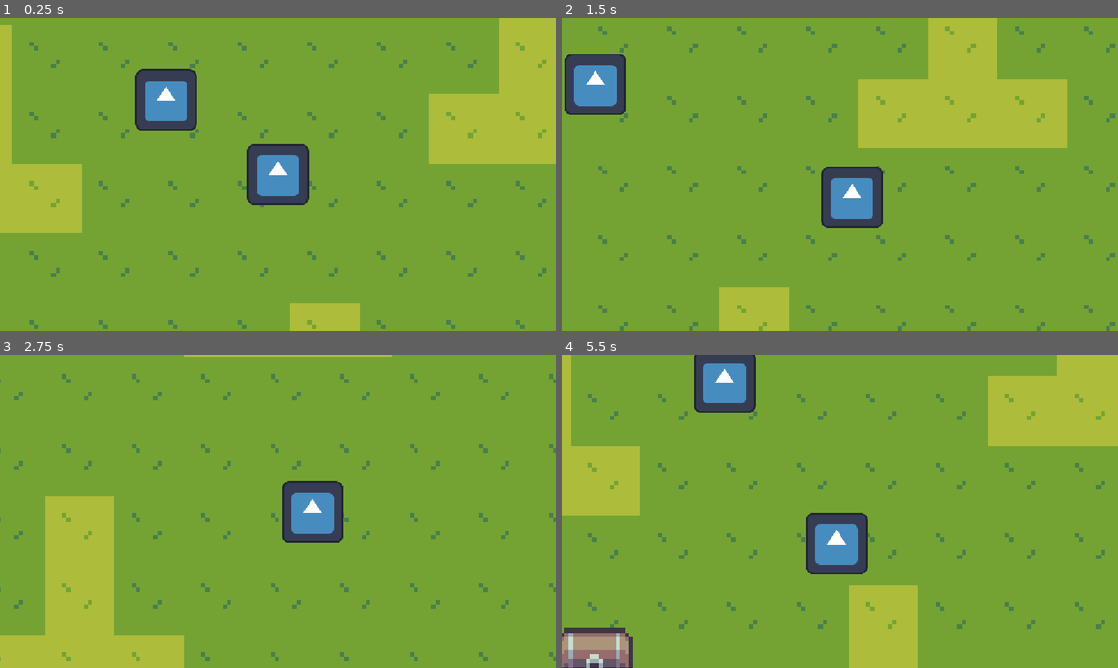
Above: before the commit, frames 1-4 (two rows, left to right).
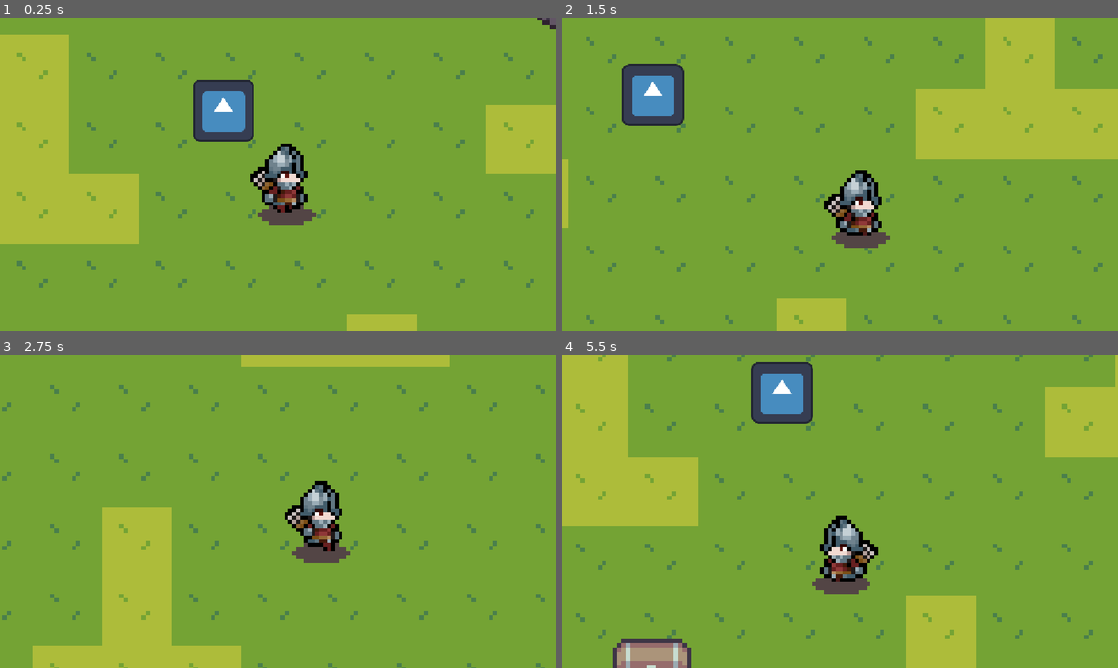
Above: after the commit, the same moments.

Repository: whyfren/HavenJakartaPrepare
Game: Godot game, scene res://main.tscn
The game is run twice, just before and just after one commit, with the same random seed, the same clock (stepped at 60 frames per second) and the same inputs. The engine's default icon, where the game draws it, is replaced by a stand-in: a white triangle on a blue panel in a dark square.
Inputs:
- Up to frame 1 (0.25 s): no input
- Up to frame 2 (1.5 s): tap Enter at 0.5 s; hold D (right) 0.53-1.28 s; hold S (down) from 1.28 s (still down)
- Up to frame 3 (2.75 s): release S (down) at 2.03 s; hold D (right) from 2.03 s (still down)
- Up to frame 4 (5.5 s): release D (right) at 2.78 s; hold W (up) 2.78-3.53 s; hold A (left) 3.53-5.03 s; hold S (down) from 5.03 s (still down)

The runs differ from the first frame. In frame 1, 23% of the frame differs, in the area x 0-100%, y 0-100%; in frame 2, 22%; in frame 3, 17%; in frame 4, 26%.

Commit message:
knight

Diff:
--- /dev/null
+++ b/knightplayer.gd
@@ -0,0 +1,20 @@
+extends CharacterBody2D
+
+const SPEED = 400.0
+
+@onready var animasi: AnimatedSprite2D = $AnimatedSprite2D
+
+func _physics_process(_delta: float) -> void:
+	var move := Input.get_vector("left", "right", "up", "down")
+
+	velocity = move * SPEED
+	move_and_slide()
+
+	if move.x != 0:
+		animasi.flip_h = move.x < 0
+
+	if move != Vector2.ZERO:
+		animasi.play("walk")
+	else:
+		animasi.stop()
+		animasi.frame = 0
--- /dev/null
+++ b/knightplayer.tscn
@@ -0,0 +1,91 @@
+[gd_scene format=3 uid="uid://dnhxsykfrpyo2"]
+
+[ext_resource type="Script" uid="uid://dqjym5hyxmoi4" path="res://knightplayer.gd" id="1_lk6q4"]
+[ext_resource type="Texture2D" uid="uid://f5dxnvntck1l" path="res://asset/player/Soldier_Walk.png" id="2_4v5kx"]
+
+[sub_resource type="AtlasTexture" id="AtlasTexture_1extk"]
+atlas = ExtResource("2_4v5kx")
+region = Rect2(0, 0, 100, 100)
+
+[sub_resource type="AtlasTexture" id="AtlasTexture_565sm"]
+atlas = ExtResource("2_4v5kx")
+region = Rect2(100, 0, 100, 100)
+
+[sub_resource type="AtlasTexture" id="AtlasTexture_ydrou"]
+atlas = ExtResource("2_4v5kx")
+region = Rect2(200, 0, 100, 100)
+
+[sub_resource type="AtlasTexture" id="AtlasTexture_jrxqp"]
+atlas = ExtResource("2_4v5kx")
+region = Rect2(300, 0, 100, 100)
+
+[sub_resource type="AtlasTexture" id="AtlasTexture_s8q02"]
+atlas = ExtResource("2_4v5kx")
+region = Rect2(400, 0, 100, 100)
+
+[sub_resource type="AtlasTexture" id="AtlasTexture_xf501"]
+atlas = ExtResource("2_4v5kx")
+region = Rect2(500, 0, 100, 100)
+
+[sub_resource type="AtlasTexture" id="AtlasTexture_24srt"]
+atlas = ExtResource("2_4v5kx")
+region = Rect2(600, 0, 100, 100)
+
+[sub_resource type="AtlasTexture" id="AtlasTexture_o2mo4"]
+atlas = ExtResource("2_4v5kx")
+region = Rect2(700, 0, 100, 100)
+
+[sub_resource type="SpriteFrames" id="SpriteFrames_18yqj"]
+animations = [{
+"frames": [{
+"duration": 0.5,
+"texture": SubResource("AtlasTexture_1extk")
+}, {
+"duration": 0.5,
+"texture": SubResource("AtlasTexture_565sm")
+}, {
+"duration": 0.5,
+"texture": SubResource("AtlasTexture_ydrou")
+}, {
+"duration": 0.5,
+"texture": SubResource("AtlasTexture_jrxqp")
+}, {
+"duration": 0.5,
+"texture": SubResource("AtlasTexture_s8q02")
+}, {
+"duration": 0.5,
+"texture": SubResource("AtlasTexture_xf501")
+}, {
+"duration": 0.5,
+"texture": SubResource("AtlasTexture_24srt")
+}, {
+"duration": 0.5,
+"texture": SubResource("AtlasTexture_o2mo4")
+}],
+"loop": 1,
+"name": &"walk",
+"speed": 6.0
+}]
+
+[sub_resource type="CapsuleShape2D" id="CapsuleShape2D_18yqj"]
+radius = 43.0
+height = 102.0
+
+[node name="knightplayer" type="CharacterBody2D" unique_id=107630186]
+script = ExtResource("1_lk6q4")
+
+[node name="AnimatedSprite2D" type="AnimatedSprite2D" parent="." unique_id=1164905277]
+position = Vector2(14, 24)
+scale = Vector2(8, 8)
+sprite_frames = SubResource("SpriteFrames_18yqj")
+animation = &"walk"
+autoplay = "walk"
+frame = 4
+frame_progress = 0.64707685
+
+[node name="CollisionShape2D" type="CollisionShape2D" parent="." unique_id=907354581]
+position = Vector2(12, 12)
+shape = SubResource("CapsuleShape2D_18yqj")
+
+[node name="Camera2D" type="Camera2D" parent="." unique_id=1810050799]
+position_smoothing_enabled = true
--- a/main.tscn
+++ b/main.tscn
@@ -1,8 +1,8 @@
 [gd_scene format=3 uid="uid://ciq2ujkbx2uo7"]
 
 [ext_resource type="PackedScene" uid="uid://blbykpdqyg2bc" path="res://test_map.tscn" id="1_h2yge"]
-[ext_resource type="PackedScene" uid="uid://cencejwqrmax3" path="res://player.tscn" id="1_ig7tw"]
 [ext_resource type="Texture2D" uid="uid://dkdhf5lg7nqk5" path="res://icon.svg" id="2_0xm2m"]
+[ext_resource type="PackedScene" uid="uid://dnhxsykfrpyo2" path="res://knightplayer.tscn" id="2_lquwl"]
 [ext_resource type="PackedScene" uid="uid://bq6y37psv75n5" path="res://chest.tscn" id="4_lquwl"]
 [ext_resource type="PackedScene" uid="uid://dhnrap1cocy62" path="res://tiang.tscn" id="5_7mycd"]
 
@@ -14,8 +14,7 @@
 [node name="Level" type="Node2D" parent="." unique_id=1502134837]
 y_sort_enabled = true
 
-[node name="Player" parent="Level" unique_id=894384731 instance=ExtResource("1_ig7tw")]
-position = Vector2(119, 22)
+[node name="knightplayer" parent="Level" unique_id=107630186 instance=ExtResource("2_lquwl")]
 
 [node name="Icon" type="Sprite2D" parent="Level" unique_id=651239542]
 position = Vector2(-113, -132)
--- a/player.gd
+++ /dev/null
@@ -1,8 +0,0 @@
-extends CharacterBody2D
-
-@export var speed: float = 400.0
-
-func _physics_process(delta):
-	var direction = Input.get_vector("left", "right", "up", "down")
-	velocity = direction * speed
-	move_and_slide()
--- a/player.tscn
+++ /dev/null
@@ -1,22 +0,0 @@
-[gd_scene format=3 uid="uid://cencejwqrmax3"]
-
-[ext_resource type="Texture2D" uid="uid://dkdhf5lg7nqk5" path="res://icon.svg" id="1_4flbx"]
-[ext_resource type="Script" uid="uid://bk4ndgvkwj88y" path="res://player.gd" id="1_onrkg"]
-
-[sub_resource type="CapsuleShape2D" id="CapsuleShape2D_i3pqv"]
-radius = 18.0
-height = 128.0
-
-[node name="Player" type="CharacterBody2D" unique_id=894384731]
-script = ExtResource("1_onrkg")
-
-[node name="Sprite2D" type="Sprite2D" parent="." unique_id=449501310]
-texture = ExtResource("1_4flbx")
-
-[node name="CollisionShape2D" type="CollisionShape2D" parent="." unique_id=648227142]
-position = Vector2(0, 46)
-rotation = -1.5707964
-shape = SubResource("CapsuleShape2D_i3pqv")
-
-[node name="Camera2D" type="Camera2D" parent="." unique_id=1315651806]
-position_smoothing_enabled = true
--- /dev/null
+++ b/static_body_2d.tscn
@@ -0,0 +1,5 @@
+[gd_scene format=3 uid="uid://bfgbxans3551c"]
+
+[node name="StaticBody2D" type="StaticBody2D" unique_id=852138757]
+
+[node name="AnimatedSprite2D" type="AnimatedSprite2D" parent="." unique_id=239099515]
Binary file added: asset/player/Soldier_Walk.png
Not shown, added: asset/player/Soldier_Walk.png.import
Binary file added: asset/trap/Bear_Trap.png
Not shown, added: asset/trap/Bear_Trap.png.import
Not shown, added: knightplayer.gd.uid
Not shown, removed: player.gd.uid
